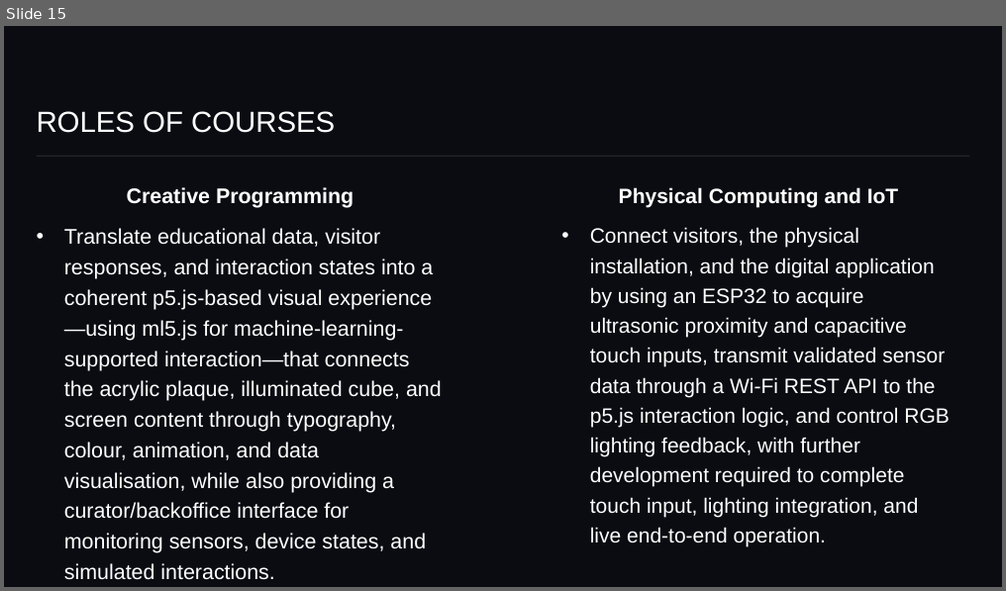
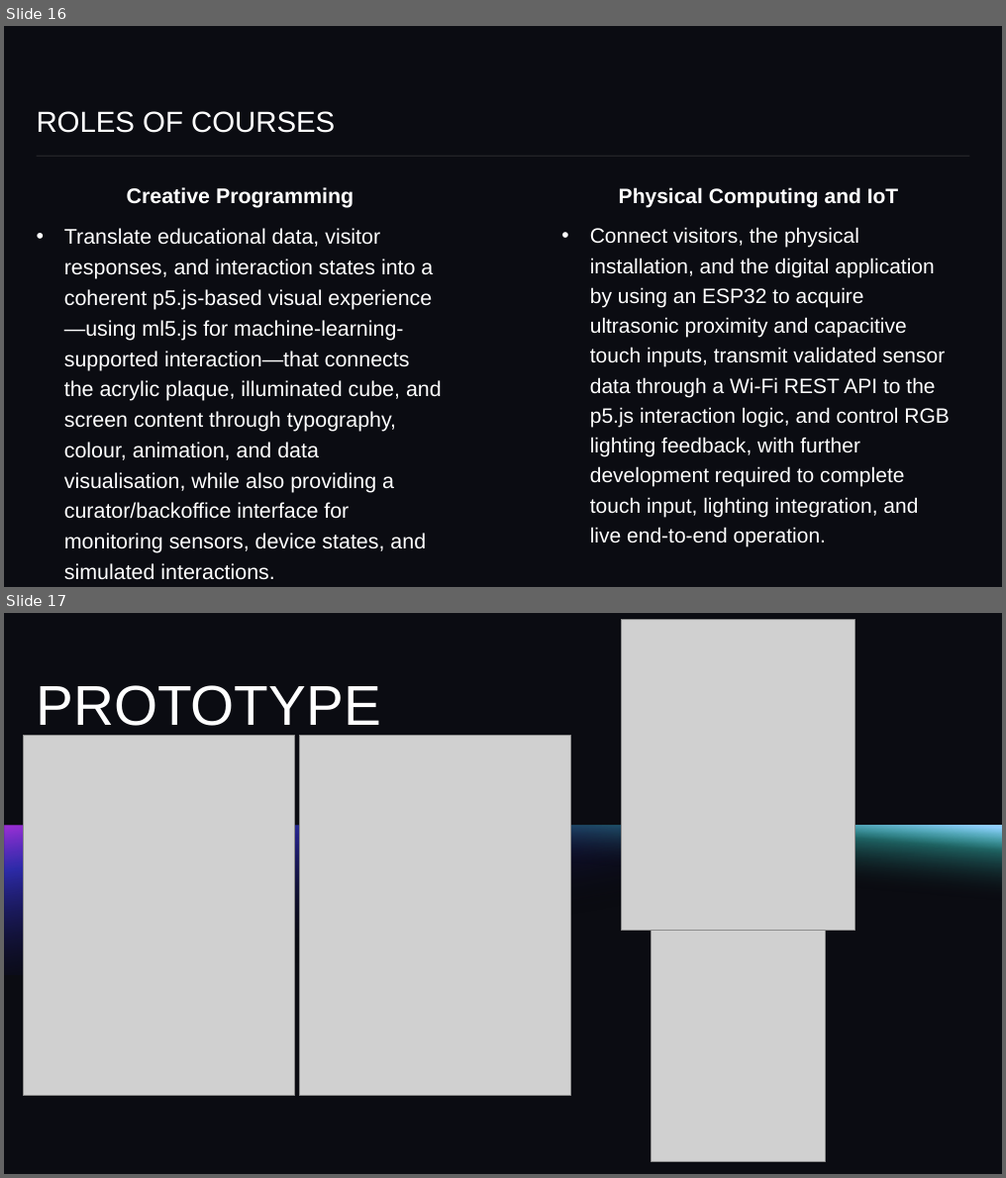
Before and after one commit to ruipelicanodurao/MCCAIRuiDurao, a slide deck: 1stSEMESTER/PROJECT1/Classes_Documentation/Milestone1RuiDuraoMCCIA-v2.pptx. Shown one above the other, each under a label of ours: slide 15 before the commit, slides 16 and 17 after it. The pictures are 1006x591 and 1006x1178 pixels, drawn with LibreOffice and Linux fonts; fonts in the diff are those of the drawing; grey boxes stand for pictures. Boxes give left, top, right and bottom in pixels: in the first picture for what was removed or moved away, otherwise in the second. Text is boxed around its words. In the diff, an @@ line names an element or a change of style, - is before the commit and + after.

```diff
--- a/1stSEMESTER/PROJECT1/Classes_Documentation/Milestone1RuiDuraoMCCIA-v2.pptx
+++ b/1stSEMESTER/PROJECT1/Classes_Documentation/Milestone1RuiDuraoMCCIA-v2.pptx
@@ slide 17 added at (x1=4, y1=613, x2=1002, y2=1174), background #0B0C12 @@
@@ picture added at (x1=622, y1=619, x2=855, y2=930) @@
@@ title added at (x1=37, y1=685, x2=381, y2=726), 54 pt, text #FFFFFF @@
+PROTOTYPE
@@ picture added at (x1=24, y1=735, x2=294, y2=1096) @@
@@ picture added at (x1=300, y1=735, x2=570, y2=1096) @@
@@ rectangle added at (x1=4, y1=825, x2=976, y2=974), fill gradient #000000 to #3633D1 to #9E2FD5 @@
@@ rectangle added at (x1=4, y1=825, x2=1002, y2=974), fill gradient #0B0C12 to #43FFF2 to #92D0FE @@
@@ picture added at (x1=651, y1=931, x2=826, y2=1161) @@
@@ what was slide 15 is now slide 16 @@
```
Also in this commit, not shown: 2 other slides added, 40 other files.
